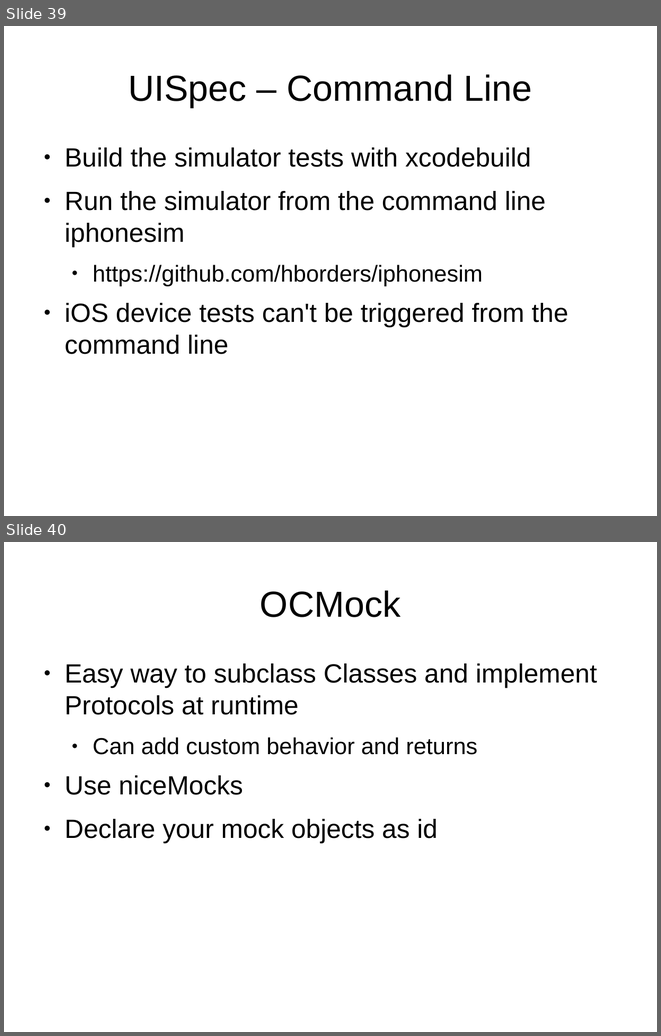
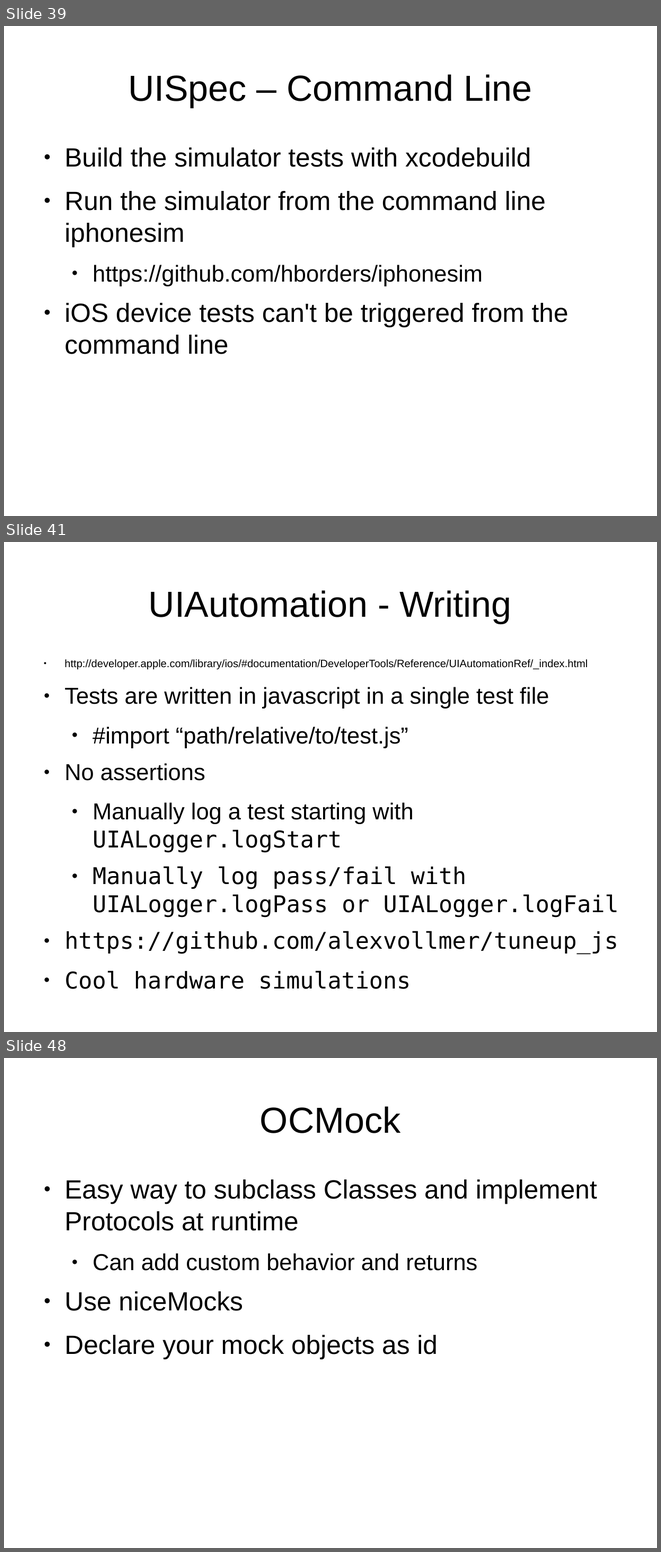
Before and after one commit to StlMobileDev/iPhone-Testing, a slide deck: Testing-Testing-iOS.odp. Shown one above the other, each under a label of ours: slides 39 and 40 before the commit, slides 39, 41 and 48 after it; the slides between them are not shown. The pictures are 661x1036 and 661x1552 pixels, drawn with LibreOffice and Linux fonts; fonts in the diff are those of the drawing. Boxes give left, top, right and bottom in pixels: in the first picture for what was removed or moved away, otherwise in the second. Text is boxed around its words. In the diff, an @@ line names an element or a change of style, - is before the commit and + after.

```diff
--- a/Testing-Testing-iOS.odp
+++ b/Testing-Testing-iOS.odp
@@ slide 41 added at [4, 542, 657, 1032], background #FFFFFF @@
@@ title added at [149, 590, 512, 623], 44 pt, text #000000 @@
+UIAutomation - Writing
@@ text added at [64, 659, 619, 989], 28 pt, text #000000 @@
+● http://developer.apple.com/library/ios/#documentation/DeveloperTools/Reference/UIAutomationRef/_index.html
+● Tests are written in javascript in a single test file
+  ● #import “path/relative/to/test.js”
+● No assertions
+  ● Manually log a test starting with UIALogger.logStart
+  ● Manually log pass/fail with UIALogger.logPass or UIALogger.logFail
+● https://github.com/alexvollmer/tuneup_js
+● Cool hardware simulations
@@ what was slide 40 is now slide 48 @@
```
Also in this commit, not shown: 3 slides changed, 8 other slides added, 2 other files.
